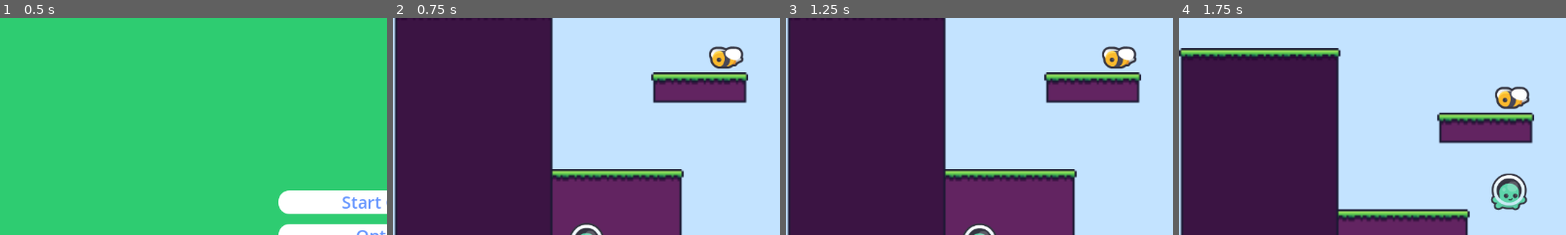
Above: before the commit, frames 1-4 (left to right).
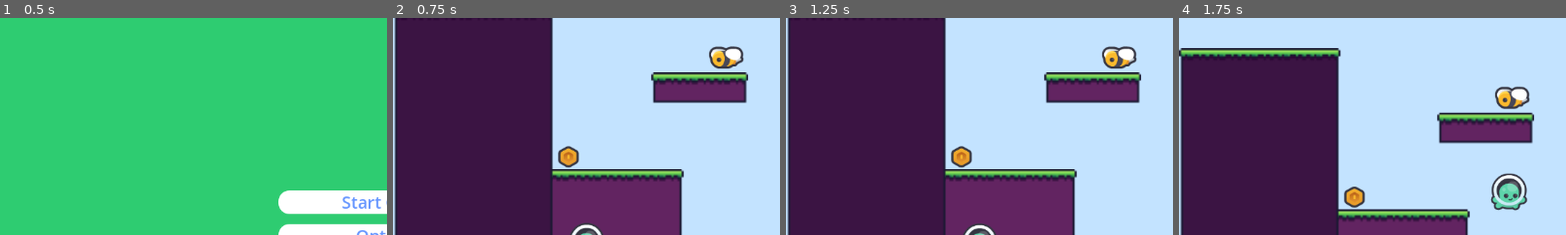
Above: after the commit, the same moments.

Repository: Amelieve/veilleux-amelie-tp2
Game: Godot game, scene res://main_menu.tscn
Two runs of this game, one before a commit and one after it. Both use one fixed random seed, a clock stepped at 60 frames per second and the inputs below.
Inputs:
- Up to frame 1 (0.5 s): no input
- Up to frame 2 (0.75 s): click "Start Game" at 0.5 s
- Up to frame 3 (1.25 s): no input
- Up to frame 4 (1.75 s): tap Enter at 1.25 s; hold D (move_right) from 1.28 s (still down); tap W (jump) at 1.35, 1.52 s
The pictures show only the part of the screen within x 0-50%, y 0-50%; the shares and areas given below are measured in that part.

Frame 1 is identical in both runs. In frame 2, 0.4% of the frame differs, in the area x 42-49%, y 58-70%; in frame 3, 0.4%; in frame 4, 0.4%.

Commit message:
coin pick up

Diff:
--- a/area.tscn
+++ b/area.tscn
@@ -1,10 +1,11 @@
-[gd_scene load_steps=8 format=3 uid="uid://cd62qni4x7abq"]
+[gd_scene load_steps=9 format=3 uid="uid://cd62qni4x7abq"]
 
 [ext_resource type="Texture2D" uid="uid://b6ovwhn1r6p0k" path="res://media/assets/tiles_1.png" id="1_bb12l"]
 [ext_resource type="Texture2D" uid="uid://vj8oyenhniy8" path="res://media/assets/spritesheet-backgrounds-default.png" id="1_fy505"]
 [ext_resource type="PackedScene" uid="uid://dwa4kkfbtj8ht" path="res://media/player.tscn" id="2_qpjuv"]
 [ext_resource type="Texture2D" uid="uid://f6x6ijbrbgb3" path="res://media/assets/spritesheet-tiles-default.png" id="4_ak2r3"]
 [ext_resource type="Texture2D" uid="uid://dbme4b0f6a4k4" path="res://media/assets/spritesheet-enemies-default.png" id="5_ttqk7"]
+[ext_resource type="PackedScene" uid="uid://fv4edkwwfubs" path="res://pickup.tscn" id="6_ttqk7"]
 
 [sub_resource type="TileSetAtlasSource" id="TileSetAtlasSource_qpjuv"]
 texture = ExtResource("1_bb12l")
@@ -366,3 +367,9 @@
 texture = ExtResource("5_ttqk7")
 region_enabled = true
 region_rect = Rect2(446.26, 128.687, 64.6132, 60.1053)
+
+[node name="Coin" type="Node2D" parent="."]
+
+[node name="Coin" parent="Coin" instance=ExtResource("6_ttqk7")]
+position = Vector2(-9, -54)
+scale = Vector2(0.273371, 0.262032)
--- a/media/player.tscn
+++ b/media/player.tscn
@@ -4,6 +4,49 @@
 [ext_resource type="Texture2D" uid="uid://6gp5y3dkaocm" path="res://media/assets/spritesheet-characters-default.png" id="1_iohoi"]
 [ext_resource type="Script" uid="uid://cifg15vyjqnpw" path="res://media/scripts/player_aniamator.gd" id="2_7q2k6"]
 [ext_resource type="Script" uid="uid://b5bspty8i45rt" path="res://media/scripts/camera_2d.gd" id="2_sifpp"]
+
+[sub_resource type="Animation" id="Animation_7q2k6"]
+length = 0.001
+tracks/0/type = "value"
+tracks/0/imported = false
+tracks/0/enabled = true
+tracks/0/path = NodePath("playeranimateur/Sprite2D:region_rect")
+tracks/0/interp = 1
+tracks/0/loop_wrap = true
+tracks/0/keys = {
+"times": PackedFloat32Array(0),
+"transitions": PackedFloat32Array(1),
+"update": 0,
+"values": [Rect2(537.999, 30.6663, 76.6667, 104.667)]
+}
+tracks/1/type = "value"
+tracks/1/imported = false
+tracks/1/enabled = true
+tracks/1/path = NodePath("playeranimateur/Sprite2D:scale")
+tracks/1/interp = 1
+tracks/1/loop_wrap = true
+tracks/1/keys = {
+"times": PackedFloat32Array(0),
+"transitions": PackedFloat32Array(1),
+"update": 0,
+"values": [Vector2(0.223684, 0.223684)]
+}
+
+[sub_resource type="Animation" id="Animation_5cmdj"]
+resource_name = "fall"
+step = 0.25
+tracks/0/type = "value"
+tracks/0/imported = false
+tracks/0/enabled = true
+tracks/0/path = NodePath("playeranimateur/Sprite2D:region_rect")
+tracks/0/interp = 1
+tracks/0/loop_wrap = true
+tracks/0/keys = {
+"times": PackedFloat32Array(0),
+"transitions": PackedFloat32Array(1),
+"update": 0,
+"values": [Rect2(529.6, 169.35, 93.5, 91.3)]
+}
 
 [sub_resource type="Animation" id="Animation_0rn20"]
 resource_name = "idle"
@@ -34,8 +77,9 @@
 "values": [Vector2(0.223684, 0.223684), Vector2(0.223684, 0.217611), Vector2(0.223684, 0.223684)]
 }
 
-[sub_resource type="Animation" id="Animation_7q2k6"]
-length = 0.001
+[sub_resource type="Animation" id="Animation_74l6v"]
+resource_name = "jump"
+step = 0.25
 tracks/0/type = "value"
 tracks/0/imported = false
 tracks/0/enabled = true
@@ -46,19 +90,7 @@
 "times": PackedFloat32Array(0),
 "transitions": PackedFloat32Array(1),
 "update": 0,
-"values": [Rect2(537.999, 30.6663, 76.6667, 104.667)]
-}
-tracks/1/type = "value"
-tracks/1/imported = false
-tracks/1/enabled = true
-tracks/1/path = NodePath("playeranimateur/Sprite2D:scale")
-tracks/1/interp = 1
-tracks/1/loop_wrap = true
-tracks/1/keys = {
-"times": PackedFloat32Array(0),
-"transitions": PackedFloat32Array(1),
-"update": 0,
-"values": [Vector2(0.223684, 0.223684)]
+"values": [Rect2(402, 666.55, 89.1, 107.8)]
 }
 
 [sub_resource type="Animation" id="Animation_sifpp"]
@@ -75,38 +107,6 @@
 "transitions": PackedFloat32Array(1, 1, 1, 1, 1),
 "update": 0,
 "values": [Rect2(537.999, 30.6663, 76.6667, 104.667), Rect2(399.7, 544, 93.5, 100.1), Rect2(403.1, 409.15, 91.3, 111.1), Rect2(399.7, 544, 93.5, 100.1), Rect2(403.1, 409.15, 91.3, 111.1)]
-}
-
-[sub_resource type="Animation" id="Animation_74l6v"]
-resource_name = "jump"
-step = 0.25
-tracks/0/type = "value"
-tracks/0/imported = false
-tracks/0/enabled = true
-tracks/0/path = NodePath("playeranimateur/Sprite2D:region_rect")
-tracks/0/interp = 1
-tracks/0/loop_wrap = true
-tracks/0/keys = {
-"times": PackedFloat32Array(0),
-"transitions": PackedFloat32Array(1),
-"update": 0,
-"values": [Rect2(402, 666.55, 89.1, 107.8)]
-}
-
-[sub_resource type="Animation" id="Animation_5cmdj"]
-resource_name = "fall"
-step = 0.25
-tracks/0/type = "value"
-tracks/0/imported = false
-tracks/0/enabled = true
-tracks/0/path = NodePath("playeranimateur/Sprite2D:region_rect")
-tracks/0/interp = 1
-tracks/0/loop_wrap = true
-tracks/0/keys = {
-"times": PackedFloat32Array(0),
-"transitions": PackedFloat32Array(1),
-"update": 0,
-"values": [Rect2(529.6, 169.35, 93.5, 91.3)]
 }
 
 [sub_resource type="AnimationLibrary" id="AnimationLibrary_sifpp"]
--- /dev/null
+++ b/media/scripts/pickup.gd
@@ -0,0 +1,6 @@
+extends Area2D
+
+
+func _on_body_entered(body: Node2D) -> void:
+	if body is PlayerController:
+		queue_free()
--- /dev/null
+++ b/pickup.tscn
@@ -0,0 +1,21 @@
+[gd_scene load_steps=4 format=3 uid="uid://fv4edkwwfubs"]
+
+[ext_resource type="Script" uid="uid://bxhho7k1608ub" path="res://media/scripts/pickup.gd" id="1_weqpt"]
+[ext_resource type="Texture2D" uid="uid://f6x6ijbrbgb3" path="res://media/assets/spritesheet-tiles-default.png" id="2_amdaw"]
+
+[sub_resource type="RectangleShape2D" id="RectangleShape2D_pu7wf"]
+size = Vector2(54, 50)
+
+[node name="Coin" type="Area2D"]
+script = ExtResource("1_weqpt")
+
+[node name="Sprite2D" type="Sprite2D" parent="."]
+texture = ExtResource("2_amdaw")
+region_enabled = true
+region_rect = Rect2(969.715, 523.294, 44.3182, 41.9857)
+
+[node name="CollisionShape2D" type="CollisionShape2D" parent="."]
+position = Vector2(-1, 0)
+shape = SubResource("RectangleShape2D_pu7wf")
+
+[connection signal="body_entered" from="." to="." method="_on_body_entered"]
Not shown, added: media/scripts/pickup.gd.uid
